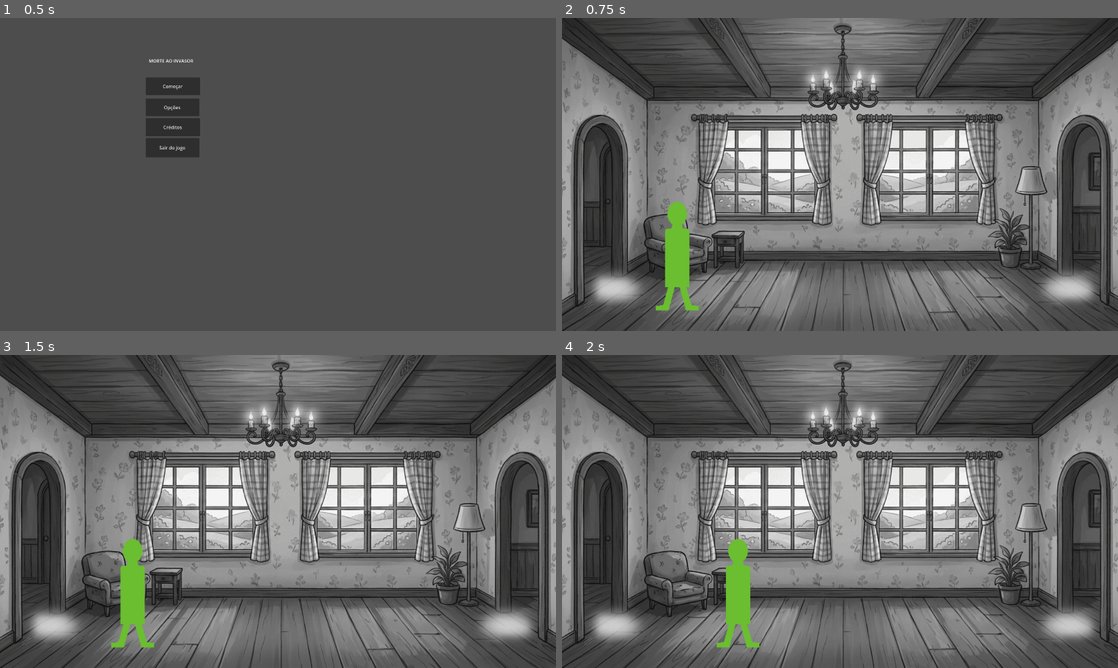
Above: before the commit, frames 1-4 (two rows, left to right).
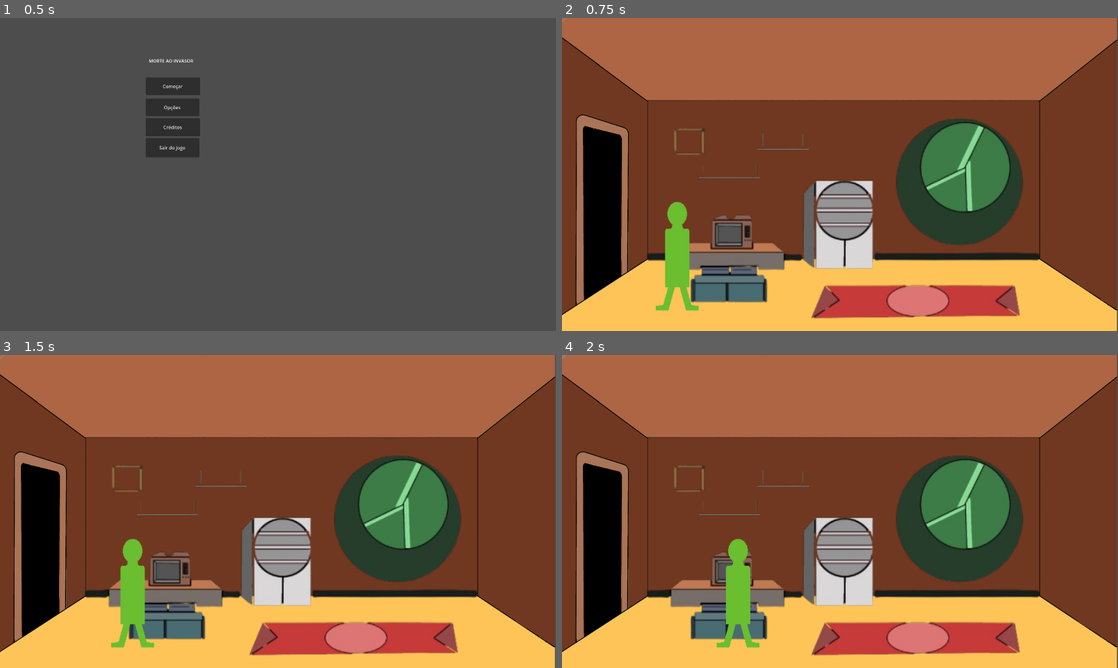
Above: after the commit, the same moments.

Repository: devklebinho/morte-ao-invasor
Game: Godot game, scene res://Scenes/main_menu.tscn
Two runs of this game, one before a commit and one after it. Both use one fixed random seed, a clock stepped at 60 frames per second and the inputs below.
Inputs:
- Up to frame 1 (0.5 s): no input
- Up to frame 2 (0.75 s): click "Começar" at 0.5 s
- Up to frame 3 (1.5 s): tap Enter at 1.25 s; hold D (MoveRight) from 1.28 s (still down)
- Up to frame 4 (2 s): keep holding D (MoveRight)

Frame 1 is identical in both runs. In frame 2, 97% of the frame differs, in the area x 0-100%, y 0-100%; in frame 3, 97%; in frame 4, 97%.

Commit message:
preparing assets

Diff:
--- a/Scenes/cozinha.tscn
+++ b/Scenes/cozinha.tscn
@@ -1,9 +1,14 @@
 [gd_scene format=3 uid="uid://bodarsi28je2c"]
 
-[ext_resource type="Texture2D" uid="uid://1a8kyb7db8kg" path="res://Arts/Cozinha_Cinza.png" id="1_3oghi"]
+[ext_resource type="Texture2D" uid="uid://c7h51raegvetx" path="res://Arts/Environments/bgcozinha.png" id="1_b1q5v"]
+[ext_resource type="Texture2D" uid="uid://uptaacohg14s" path="res://Arts/Environments/cozinha.png" id="2_tl1eq"]
 
 [node name="Cozinha" type="Node2D" unique_id=525947825]
 
 [node name="Background" type="Sprite2D" parent="." unique_id=1951921825]
-texture = ExtResource("1_3oghi")
+texture = ExtResource("1_b1q5v")
 centered = false
+
+[node name="Cozinha" type="Sprite2D" parent="." unique_id=1603029511]
+texture = ExtResource("2_tl1eq")
+centered = false
--- a/Scenes/proto_gameplay.tscn
+++ b/Scenes/proto_gameplay.tscn
@@ -38,11 +38,9 @@
 position = Vector2(287, 927)
 scale = Vector2(2, 2)
 
-[node name="LeftDoorRoom" type="Area2D" parent="." unique_id=747200963 node_paths=PackedStringArray("pos_destino_player", "pos_destino_cam")]
+[node name="LeftDoorRoom" type="Area2D" parent="." unique_id=747200963]
 position = Vector2(141, 678)
 script = ExtResource("1_xdrvn")
-pos_destino_player = NodePath("../SpawnRightKitchen")
-pos_destino_cam = NodePath("../MarkerCamKitchen")
 
 [node name="CollisionShape2D" type="CollisionShape2D" parent="LeftDoorRoom" unique_id=1623928144]
 shape = SubResource("CapsuleShape2D_p41tx")
--- a/Scenes/sala.tscn
+++ b/Scenes/sala.tscn
@@ -1,9 +1,15 @@
 [gd_scene format=3 uid="uid://o4t4nd82ywg0"]
 
-[ext_resource type="Texture2D" uid="uid://vat6jonh72u6" path="res://Arts/sala_cinza.png" id="1_d4ws3"]
+[ext_resource type="Texture2D" uid="uid://dxbsoypd5cp2i" path="res://Arts/Environments/bgsala.png" id="1_35tbc"]
+[ext_resource type="Texture2D" uid="uid://dcrbdmngqa3nd" path="res://Arts/Environments/salamoveis-removebg-preview.png" id="2_2x4t4"]
 
 [node name="Sala" type="Node2D" unique_id=1203619176]
 
 [node name="Background" type="Sprite2D" parent="." unique_id=977095981]
-texture = ExtResource("1_d4ws3")
+texture = ExtResource("1_35tbc")
 centered = false
+
+[node name="SalamoveisRemovebgPreview" type="Sprite2D" parent="." unique_id=430327369]
+position = Vector2(962, 546)
+scale = Vector2(2.8913329, 2.8913333)
+texture = ExtResource("2_2x4t4")
--- a/Scripts/Porta.gd
+++ b/Scripts/Porta.gd
@@ -1,28 +1,13 @@
 extends Area2D
-
-@export var pos_destino_player: Marker2D
-@export var pos_destino_cam: Marker2D
-@export var tempo_trans: float = 0.5
 
 @onready var player: CharacterBody2D = get_tree().get_first_node_in_group("Player")
 @onready var camera: Camera2D = get_tree().get_first_node_in_group("CameraGlobal")
 
 func _ready():
-	# Conecta o sinal automaticamente ao iniciar
-	if player:
-		print("Player encontrado: ", player.name)
-	else:
-		push_error("ERRO: Nenhum nó no grupo 'Player' foi encontrado!")
+	pass
 
-	if camera:
-		print("Câmera encontrada: ", camera.name)
-	else:
-		push_error("ERRO: Nenhuma câmera no grupo 'CameraGlobal' foi encontrada!")
 
 func _on_body_entered(body: Node2D) -> void:
-	if not body.is_in_group("Player"):
-		return
-	else:
-		print("O player entrou na área!")
-		print("Quem entrou foi: ", body.name)
+	if body.is_in_group("Player"):
+		print("O papai chegou")
 	pass # Replace with function body.
Binary file added: Arts/Animations/Player/Idle/idle1.jpeg
Not shown, added: Arts/Animations/Player/Idle/idle1.jpeg.import
Binary file added: Arts/Animations/Player/Idle/idle10.jpeg
Not shown, added: Arts/Animations/Player/Idle/idle10.jpeg.import
Binary file added: Arts/Animations/Player/Idle/idle11.jpeg
Not shown, added: Arts/Animations/Player/Idle/idle11.jpeg.import
Binary file added: Arts/Animations/Player/Idle/idle12.jpeg
Not shown, added: Arts/Animations/Player/Idle/idle12.jpeg.import
Binary file added: Arts/Animations/Player/Idle/idle13.jpeg
Not shown, added: Arts/Animations/Player/Idle/idle13.jpeg.import
Binary file added: Arts/Animations/Player/Idle/idle14.jpeg
Not shown, added: Arts/Animations/Player/Idle/idle14.jpeg.import
(and 95 more such lines)
